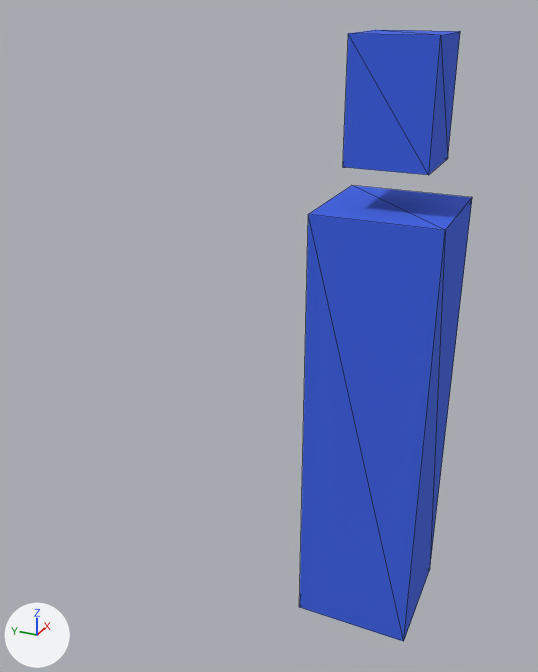
The glTF model assets/pawn.glb: old version first, new version second.
Before and after are seen from a camera (50 mm lens) standing at (-1.45, -0.378, 1.515) and looking at (0.026, 0.287, 0.777). Every picture has the same lights, and +X, +Y and +Z are marked at lower left. Mesh edges are drawn as thin lines. Vertices at the same position are counted once.

The first picture shows 'pawn'.
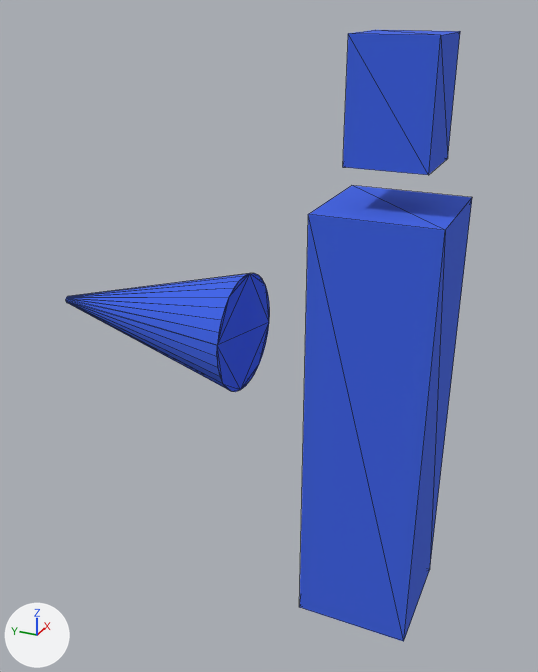
Scene script edits in JSON lines:
```json
{"block": "me_cube_002", "where": "me_cube_002.from_pydata(...)  # 16 vertices, 24 faces; spans x -0.132..0.132, y -0.132..0.132, z 0.13..1.454"}
{"block": "me_cube_002", "where": "# used by ob_pawn; location = (0.0, 0.0, 0.0)"}
{"block": "me_cube_002", "change": "me_cube_002 part 1: a new loose piece, a 32-sided cut cone along y (radius 0.143 at the low end, 0.009 at the high end) spanning x -0.143..0.143, y 0.337..0.855, z 0.644..0.93, in mat_material_001 (blue #3c62e7)"}
```

Pixel boxes [x1, y1, x2, y2] of what changed, in the pictures (538 x 672 px):
```json
{"object": "pawn", "change": "reshaped", "before": [299, 30, 472, 642], "after": [66, 30, 472, 642], "on screen": "134% wider"}
{"part": 1, "of": "me_cube_002", "change": "added", "after": [66, 273, 270, 392], "on screen": "blue"}
```
